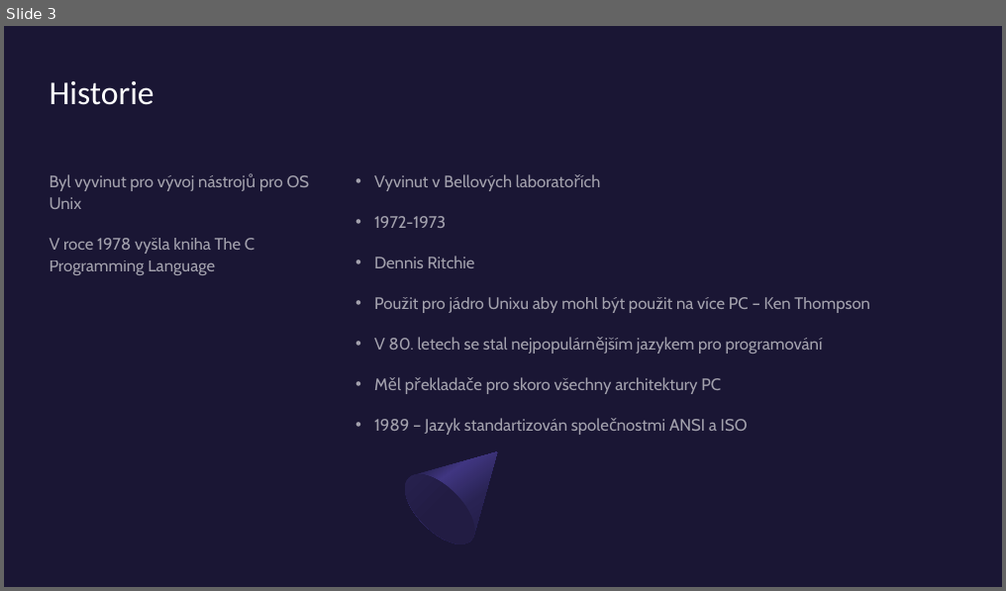
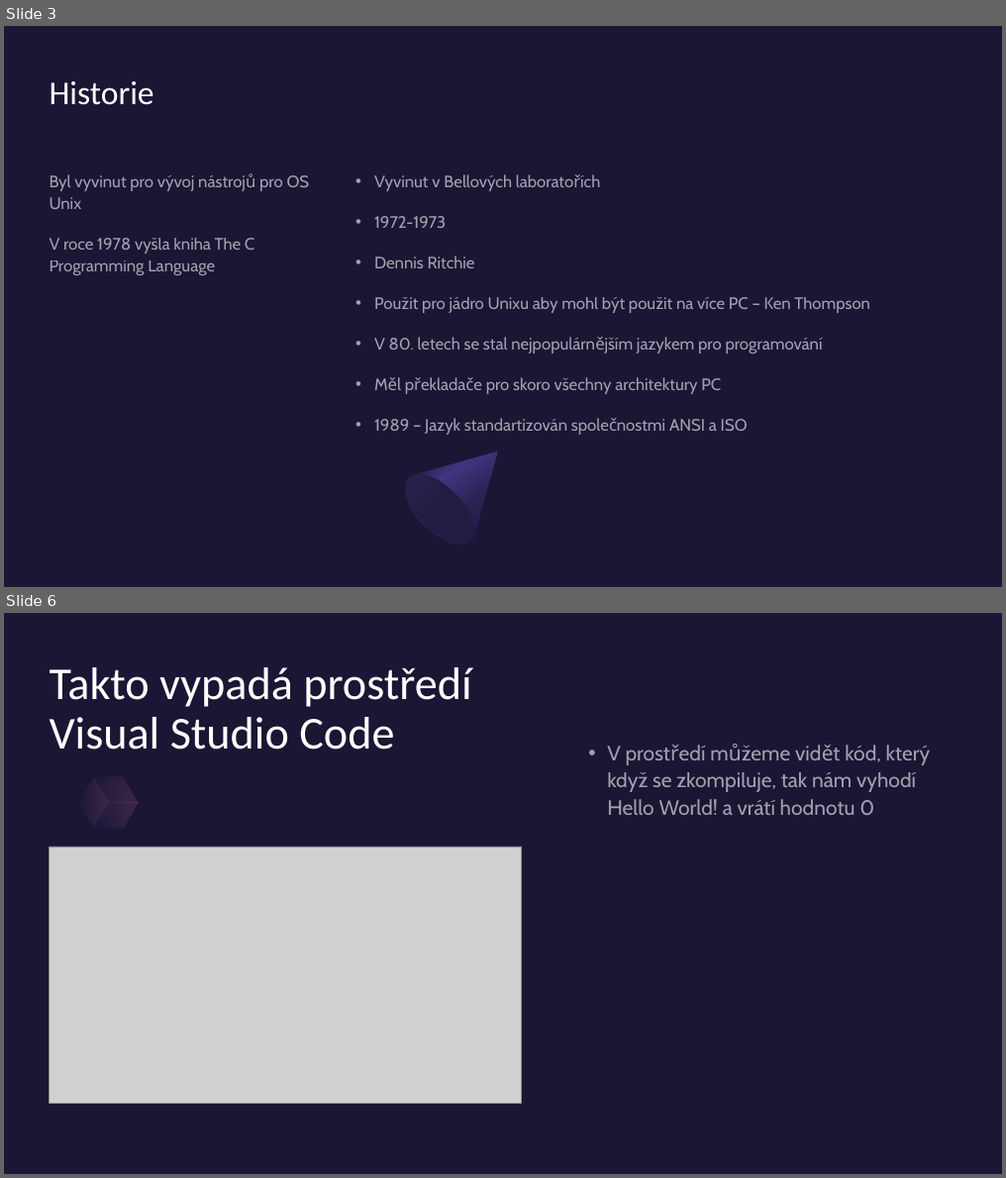
Before and after one commit to KokosHraje/C-VDAPrezentace, a slide deck: Programovací-jazyk-C.pptx. Shown one above the other, each under a label of ours: slide 3 before the commit, slides 3 and 6 after it; the slides between them are not shown. The pictures are 1006x591 and 1006x1178 pixels, drawn with LibreOffice and Linux fonts; fonts in the diff are those of the drawing; grey boxes stand for pictures. Boxes give left, top, right and bottom in pixels: in the first picture for what was removed or moved away, otherwise in the second. Text is boxed around its words. In the diff, an @@ line names an element or a change of style, - is before the commit and + after.

```diff
--- a/Programovací-jazyk-C.pptx
+++ b/Programovací-jazyk-C.pptx
@@ slide 6 added at bbox=[4, 613, 1002, 1174], background #1A1634 @@
@@ rectangle added at bbox=[4, 613, 1002, 1174], fill #1A1634 @@
@@ title added at bbox=[50, 667, 471, 750], 44 pt, text #FFFFFF @@
+Takto vypadá prostředí Visual Studio Code
@@ text added at bbox=[607, 745, 931, 815], 20 pt, text #FFFFFF at 60% opacity @@
+• V prostředí můžeme vidět kód, který když se zkompiluje, tak nám vyhodí Hello World! a vrátí hodnotu 0
@@ freeform shape added at bbox=[71, 777, 115, 828], fill gradient #292353 to #F17F96 @@
@@ freeform shape added at bbox=[86, 764, 145, 816], fill gradient #292353 to #F17F96 @@
@@ freeform shape added at bbox=[93, 790, 138, 841], fill gradient #292353 to #F17F96 @@
@@ picture added at bbox=[49, 847, 522, 1103] @@
```
Also in this commit, not shown: 2 other slides added.
